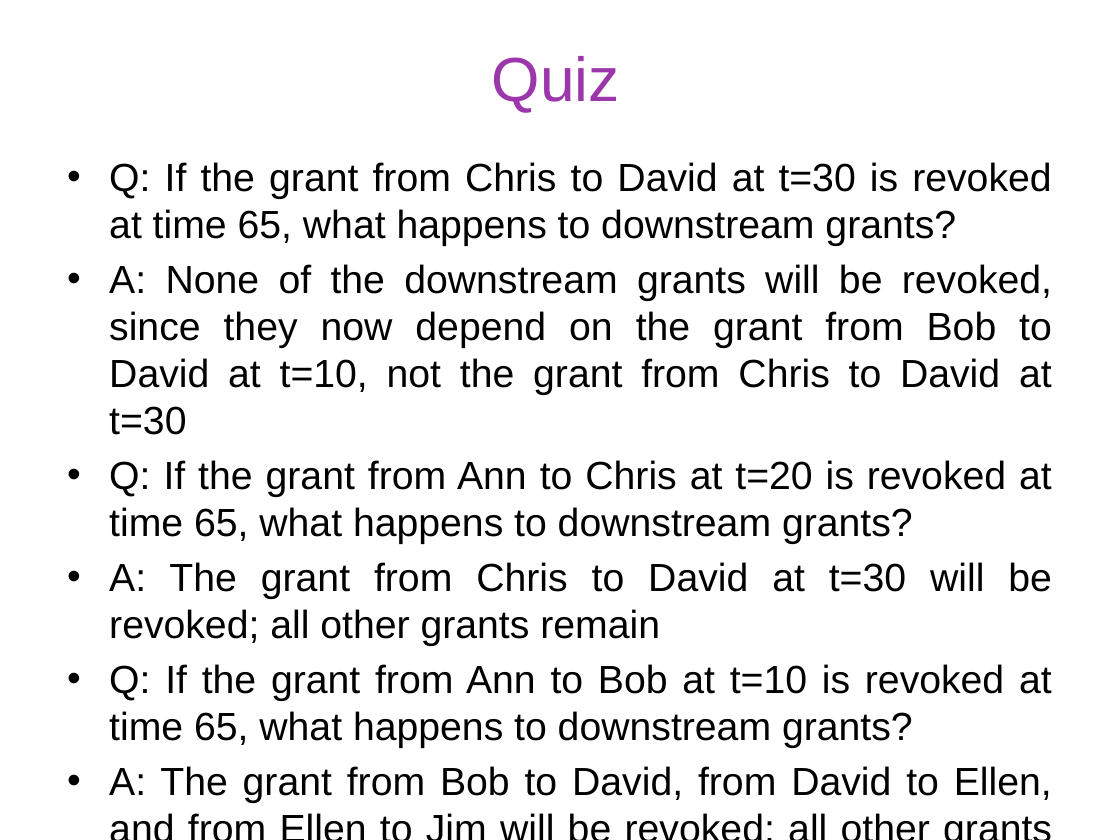
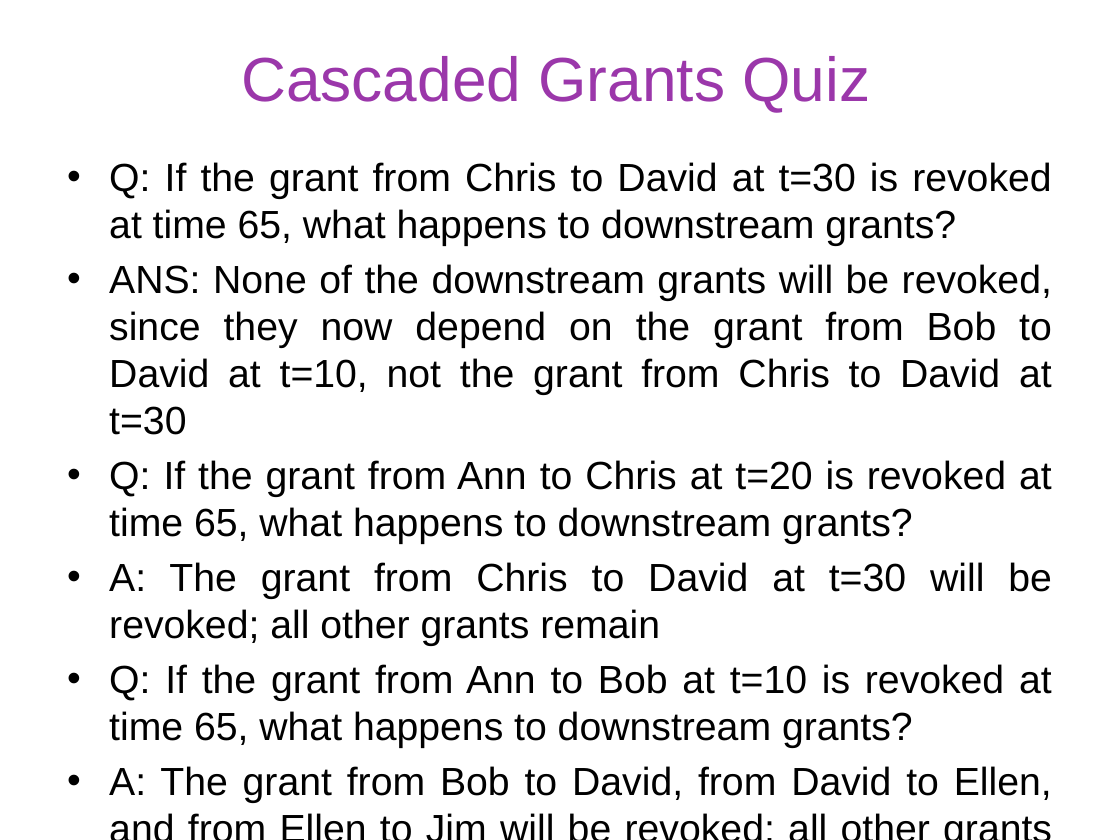
Before and after one commit to gulaoshi/gu.github.io, a slide deck: slide 19 of InfoSec/PPTs/CH05-Database and Cloud Security NEW.pptx (slide 18 before the commit). Drawn at 1120x840 pixels with LibreOffice and Linux fonts; fonts in the diff are those of the drawing. Boxes give left, top, right and bottom in pixels: in the first picture for what was removed or moved away, otherwise in the second. Text is boxed around its words. In the diff, an @@ line names an element or a change of style, - is before the commit and + after.

```diff
--- a/InfoSec/PPTs/CH05-Database and Cloud Security NEW.pptx
+++ b/InfoSec/PPTs/CH05-Database and Cloud Security NEW.pptx
@@ title at (x1=241, y1=56, x2=870, y2=112): text changed @@
-Quiz
+Cascaded Grants Quiz
@@ text at (x1=109, y1=264, x2=1052, y2=435): text changed @@
-• A: None of the downstream grants will be revoked, since they now depend on the grant from Bob to David at t=10, not the grant from Chris to David at t=30
+• ANS: None of the downstream grants will be revoked, since they now depend on the grant from Bob to David at t=10, not the grant from Chris to David at t=30
```
Also in this commit, not shown: 1 other slide changed, 1 slide added, 6 other files.
